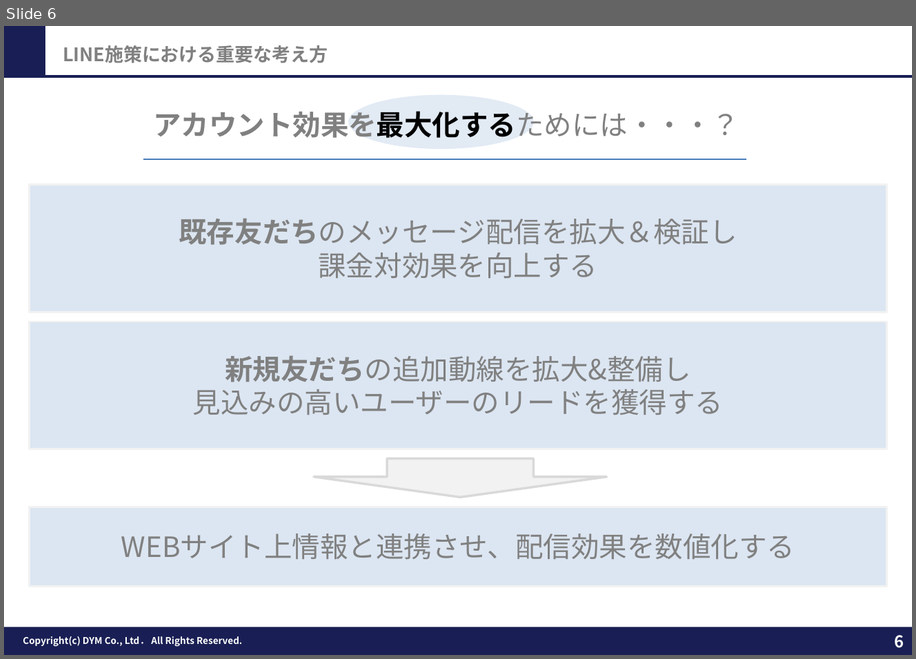
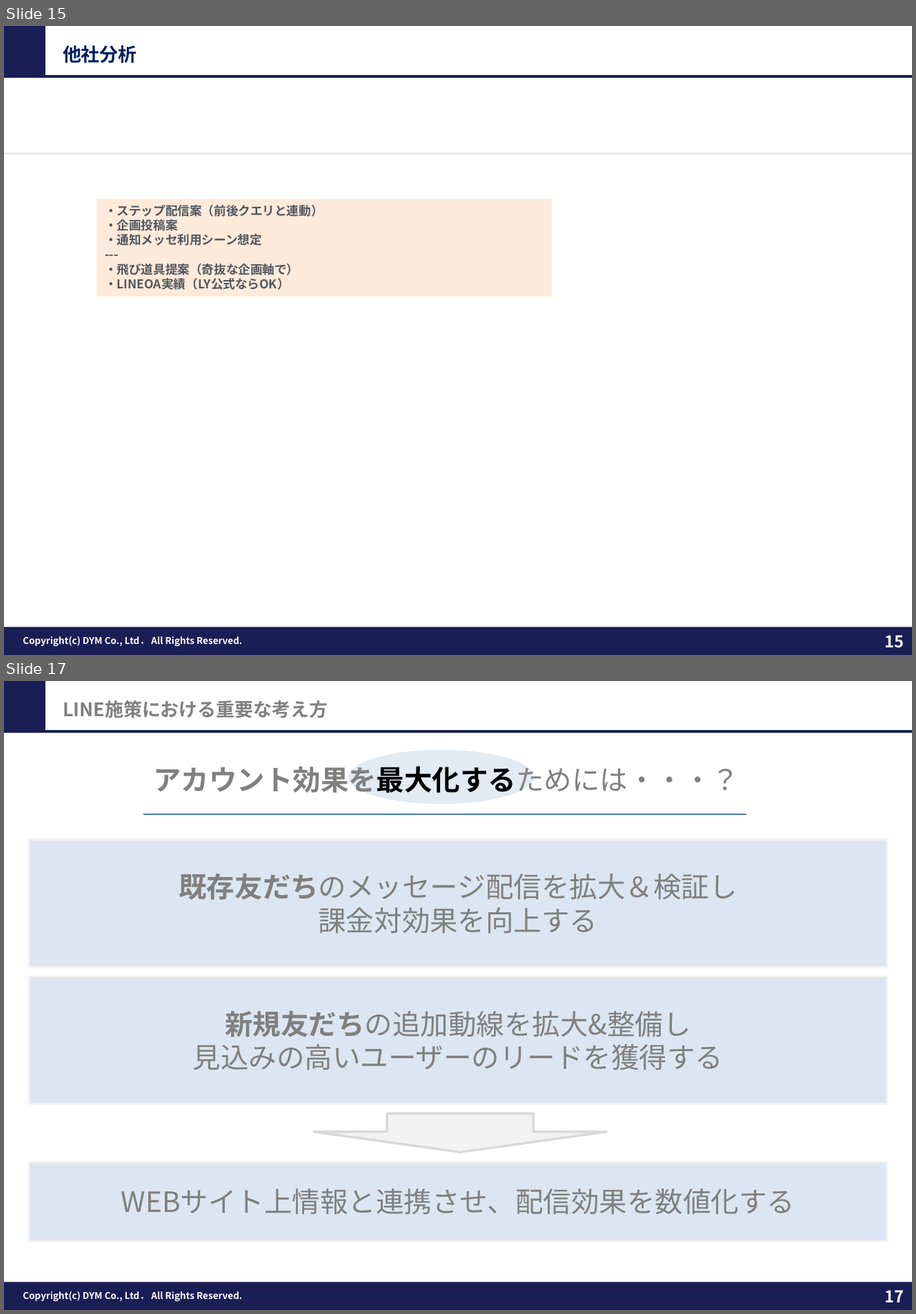
Before and after one commit to tonomura-r-dev/folder, a slide deck: DYM_LINEOA_業界汎用_ご提案.pptx. Shown one above the other, each under a label of ours: slide 6 before the commit, slides 15 and 17 after it; the slides between them are not shown. The pictures are 916x659 and 916x1314 pixels, drawn with LibreOffice and Linux fonts; fonts in the diff are those of the drawing; background and template pictures are left out. Boxes give left, top, right and bottom in pixels: in the first picture for what was removed or moved away, otherwise in the second. Text is boxed around its words. In the diff, an @@ line names an element or a change of style, - is before the commit and + after.

```diff
--- a/DYM_LINEOA_業界汎用_ご提案.pptx
+++ b/DYM_LINEOA_業界汎用_ご提案.pptx
@@ slide 15 added at box(4, 26, 912, 655), background #FFFFFF; not listed: 5 template elements that a slide beside it also shows @@
@@ text added at box(63, 45, 137, 63), 16 pt, text #002060, bold @@
+他社分析
@@ line added from (4, 154) to (912, 154), #D9D9D9 1.5 pt @@
@@ rectangle added at box(96, 198, 551, 296), fill #FDEADA, 10.5 pt, text #525860, bold @@
+・ステップ配信案（前後クエリと連動）
+・企画投稿案
+・通知メッセ利用シーン想定
+---
+・飛び道具提案（奇抜な企画軸で）
+・LINEOA実績（LY公式ならOK）
@@ what was slide 6 is now slide 17 @@
@@ page number at box(884, 1290, 904, 1302): text changed @@
-6
+17
```
Also in this commit, not shown: 10 other slides added, 4 other files.
